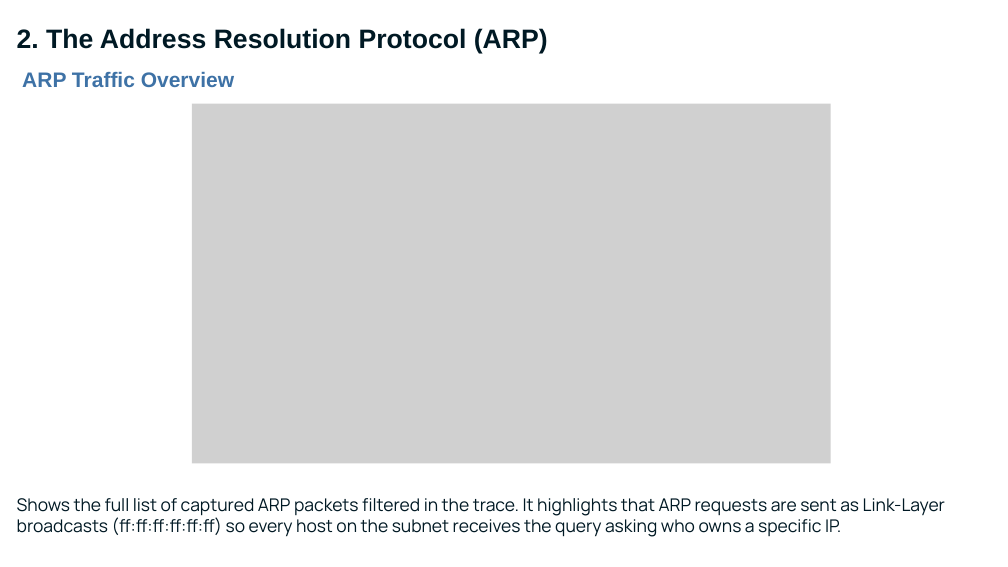
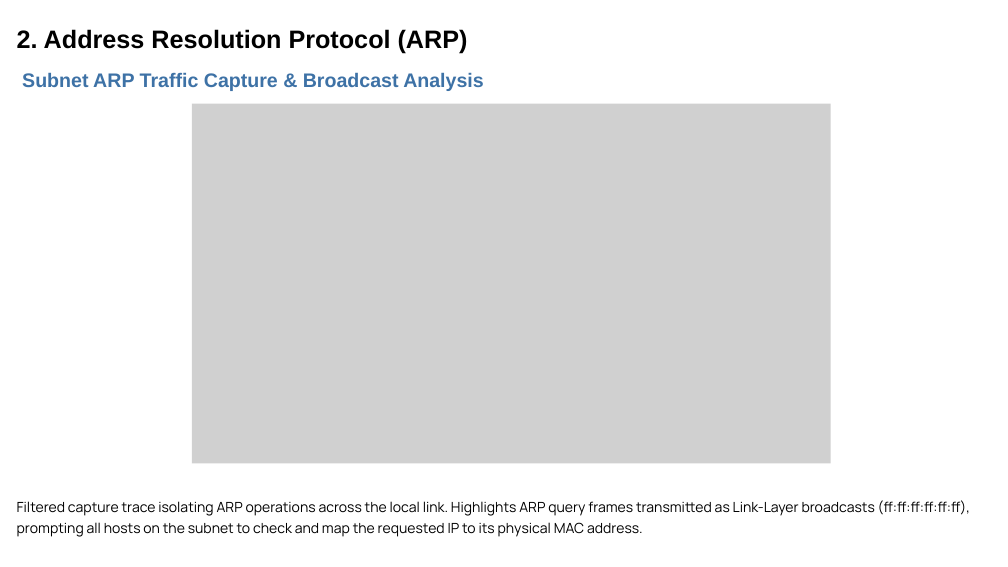
Before and after one commit to MDTHA-X/CN_presentation, a slide deck: slide 4 of CN.pptx. Drawn at 1008x567 pixels with LibreOffice and Linux fonts; fonts in the diff are those of the drawing; grey boxes stand for pictures; background and template pictures are left out. Boxes give left, top, right and bottom in pixels: in the first picture for what was removed or moved away, otherwise in the second. Text is boxed around its words. In the diff, an @@ line names an element or a change of style, - is before the commit and + after.

```diff
--- a/CN.pptx
+++ b/CN.pptx
@@ text at (17, 29, 468, 54): text changed; size 38 to 36 pt; text colour gradient #001924 to #050417 to #000000 @@
-2. The Address Resolution Protocol (ARP)
+2. Address Resolution Protocol (ARP)
@@ text at (22, 72, 484, 91): text changed; size 30 to 28 pt @@
-ARP Traffic Overview
+Subnet ARP Traffic Capture & Broadcast Analysis
@@ text at (17, 500, 970, 537): text changed; size 25 to 20 pt; text colour gradient #001924 to #050417 to #000000 @@
-Shows the full list of captured ARP packets filtered in the trace. It highlights that ARP requests are sent as Link-Layer broadcasts (ff:ff:ff:ff:ff:ff) so every host on the subnet receives the query asking who owns a specific IP.
+Filtered capture trace isolating ARP operations across the local link. Highlights ARP query frames transmitted as Link-Layer broadcasts (ff:ff:ff:ff:ff:ff), prompting all hosts on the subnet to check and map the requested IP to its physical MAC address.
```
Also in this commit, not shown: 31 other slides changed, 1 other file.
